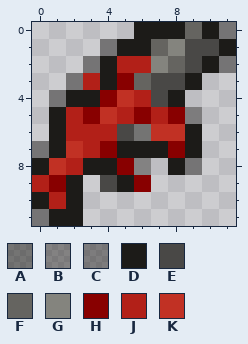
Pixel-art sprite: assets/art/icons/gun.png. The picture above was drawn from the file before the commit.
The file is 12x12 pixels. Colours within 5 levels of each other are drawn and written as one.
Palette (. is transparent): A #1b1b1780  B #1c1a176b  C #1c1a1873  D #1c1b18  E #494846  F #656460  G #84847e  H #880000  J #b22018  K #c13124
Pixels before, first column x 0:
 0 ......DDDFDC
 1 ....CDDFGEED
 2 ...CDJJGFEDC
 3 ..CJDHFEED..
 4 .CDDHKJED...
 5 .DJHKJHJHC..
 6 .DJJJEAKKD..
 7 CDKJHDDDHD..
 8 DKJDDHB.DC..
 9 JHD.EDH.....
10 DJD.........
11 CDD.........
The result:
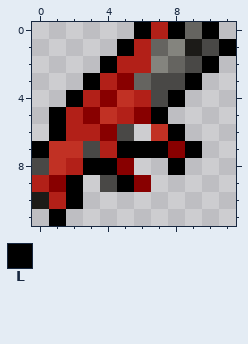
Colours new in this view: L #000000
Diff:
y 0: x 6..8 DDD -> LJL; x 10..11 DC -> L.
y 1: x 4..6 CDD -> .LJ; x 9 E -> D; x 11 D -> L
y 2: x 3..4 CD -> .L; x 10..11 DC -> L.
y 3: x 2..4 CJD -> .LJ; x 9 D -> L
y 4: x 1..3 CDD -> .LJ; x 8 D -> L
y 5: x 1 D -> L; x 7..9 JHC -> L..
y 6: x 1 D -> L; x 4 J -> H; x 6 A -> .; x 8..9 KD -> L.
y 7: x 0..1 CD -> LK; x 3..7 JHDDD -> EJLLL; x 9 D -> L
y 8: x 0 D -> E; x 3..4 DD -> LL; x 6 B -> .; x 8..9 DC -> L.
y 9: x 2 D -> L; x 5 D -> L
y 10: x 2 D -> L
y 11: x 0..2 CDD -> .L.
Where, in picture pixels (left, top, right, bottom), the same in both pictures:
changed: (32, 22, 236, 226)
